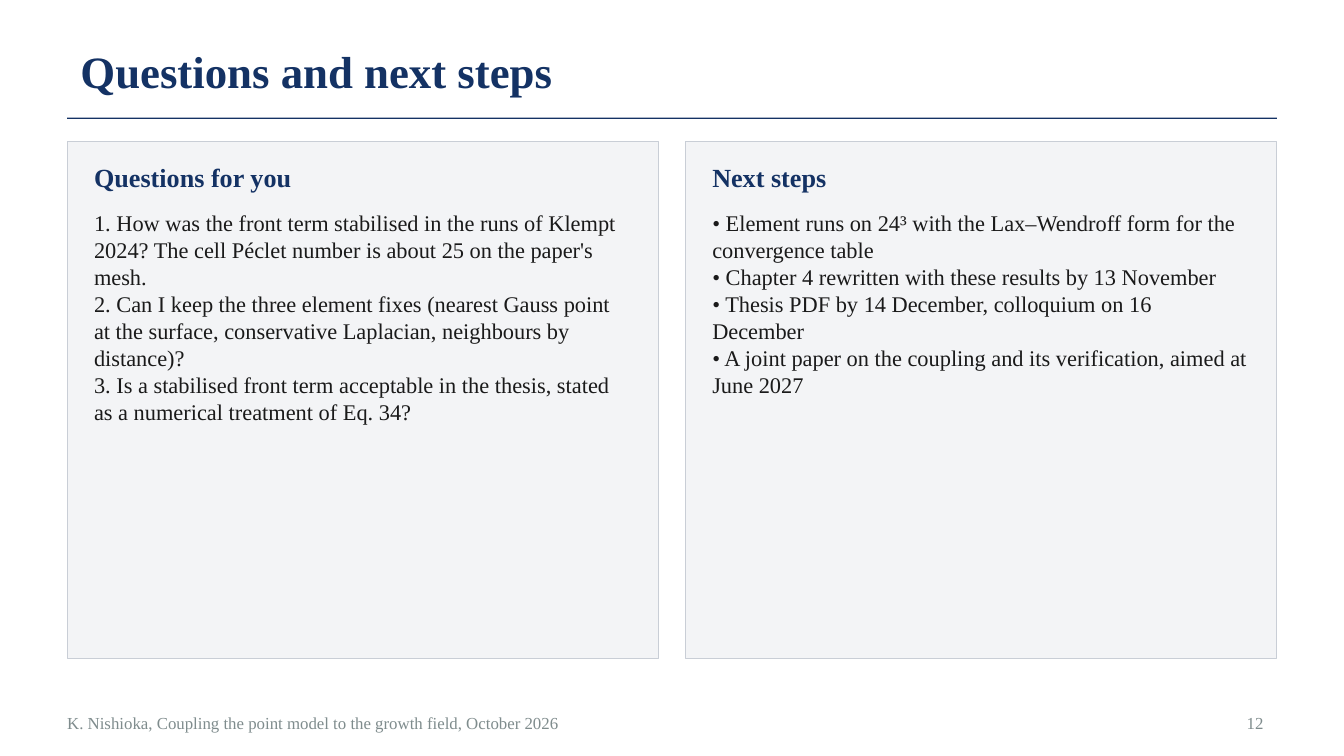
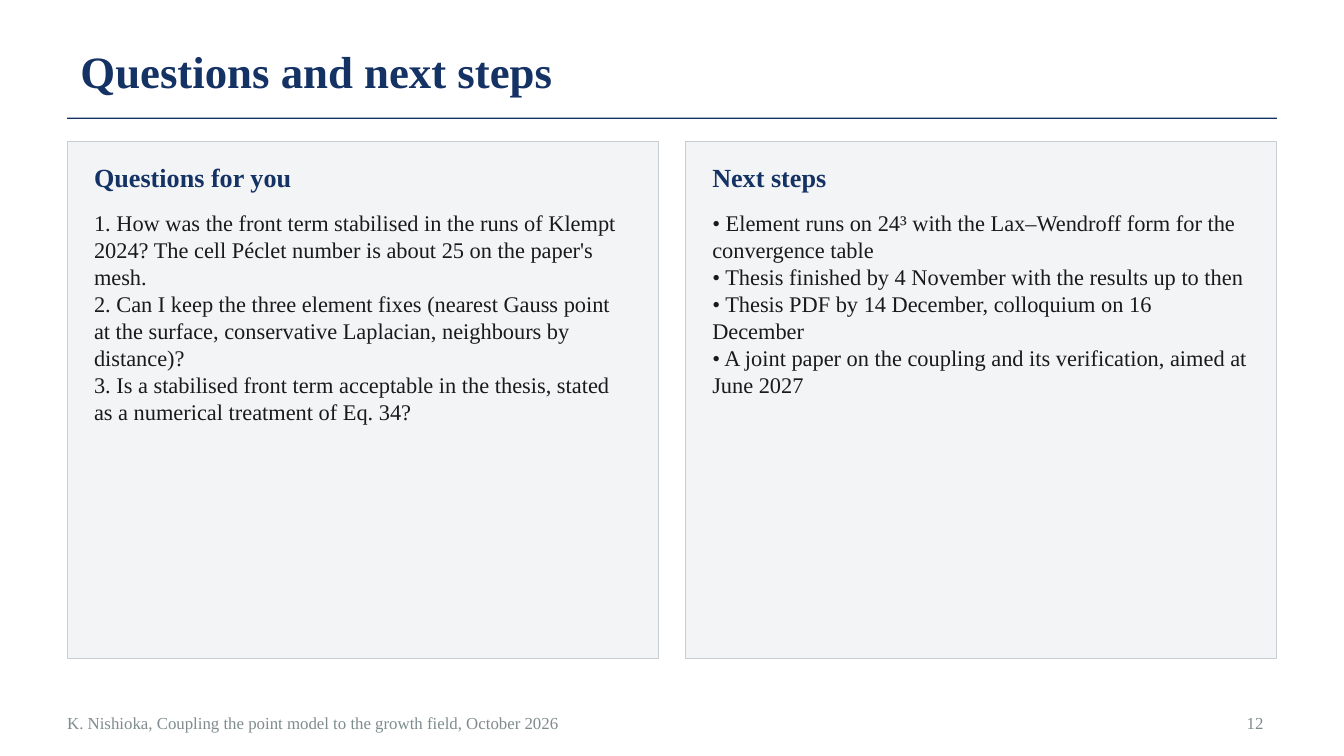
Before and after one commit to keisuke58/pde-fem-biofilm, a slide deck: slide 12 of slides_progress_2026-10.pptx. Drawn at 1344x756 pixels with LibreOffice and Linux fonts; fonts in the diff are those of the drawing. Boxes give left, top, right and bottom in pixels: in the first picture for what was removed or moved away, otherwise in the second. Text is boxed around its words. In the diff, an @@ line names an element or a change of style, - is before the commit and + after.

Commit message:
Thesis finished by 4 Nov with the results up to then (CLAUDE.md, both progress decks)

```diff
--- a/slides_progress_2026-10.pptx
+++ b/slides_progress_2026-10.pptx
@@ text at [725, 269, 1242, 290]: text changed @@
-• Chapter 4 rewritten with these results by 13 November
+• Thesis finished by 4 November with the results up to then
```
Also in this commit, not shown: 3 other files.
